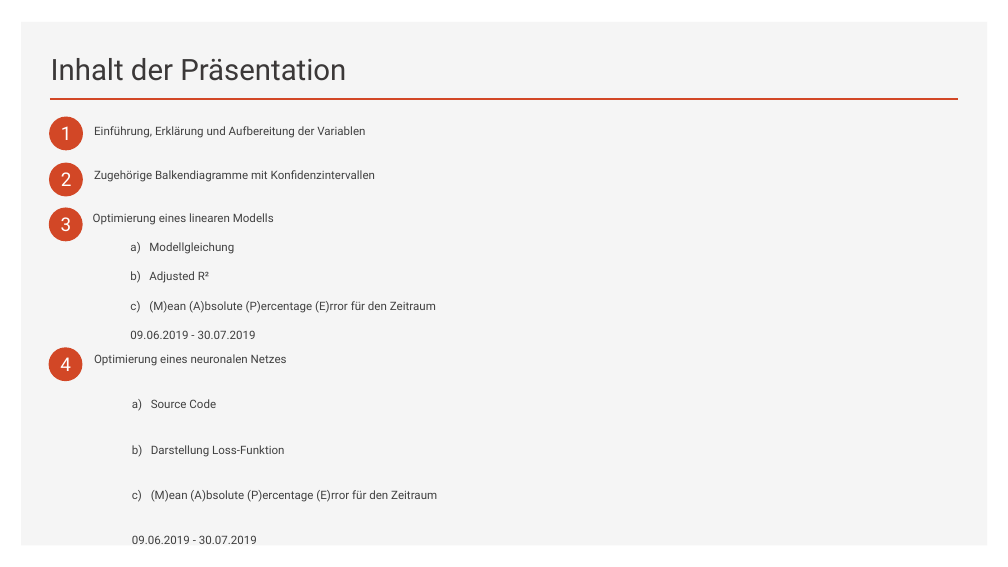
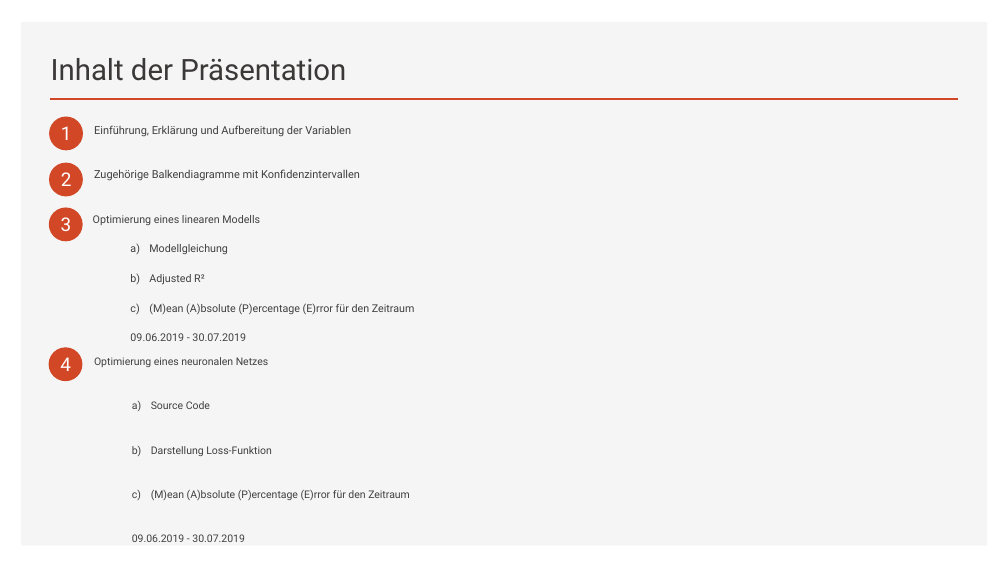
Before and after one commit to annapuu/gruppe3, a slide deck: slide 2 of 4_Presentation/Präsentation.pptx. Drawn at 1008x567 pixels with LibreOffice and Linux fonts; fonts in the diff are those of the drawing. Boxes give left, top, right and bottom in pixels: in the first picture for what was removed or moved away, otherwise in the second. Text is boxed around its words. In the diff, an @@ line names an element or a change of style, - is before the commit and + after.

```diff
--- a/4_Presentation/Präsentation.pptx
+++ b/4_Presentation/Präsentation.pptx
@@ text "Einführung, Erklärung und Aufbereitung der ..." at (94,125,351,137): size 11 to 10.5 pt @@
@@ text "Zugehörige Balkendiagramme mit Konfidenzintervallen" at (94,169,360,181): size 11 to 10.5 pt @@
@@ text "Optimierung eines linearen Modells" at (93,215,415,341): size 11 to 10.2 pt; line spacing 0.9 to 1 @@
@@ text "Optimierung eines neuronalen Netzes" at (94,357,410,542): size 11 to 10 pt @@
```
Also in this commit, not shown: 3 other slides changed, 2 other files.
